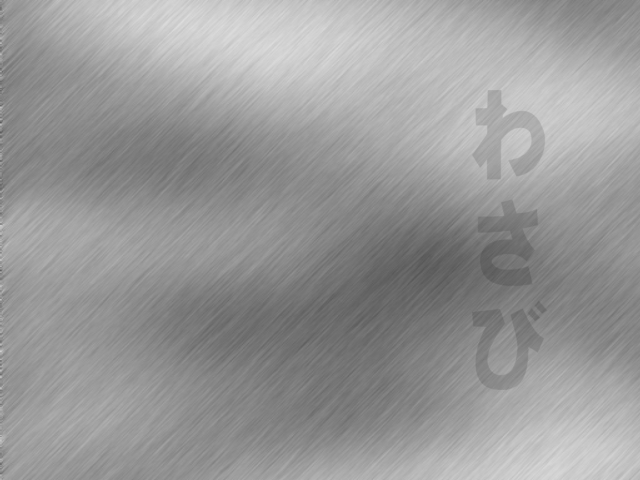
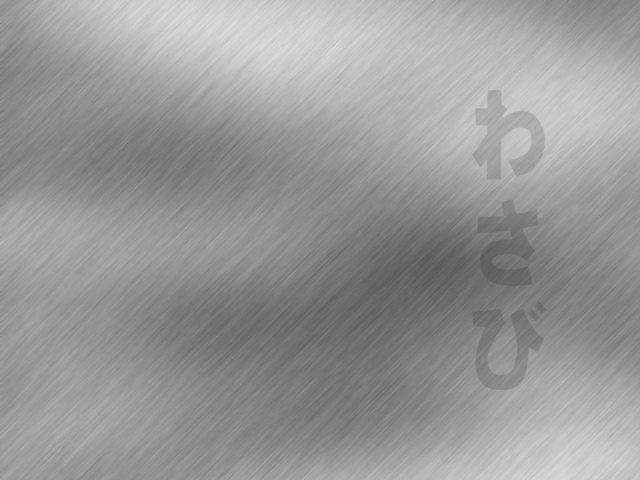
The second (640, 480) image is a revision of the first. Changes to its layers:
painted on "Background" over [0, 0, 640, 480]
